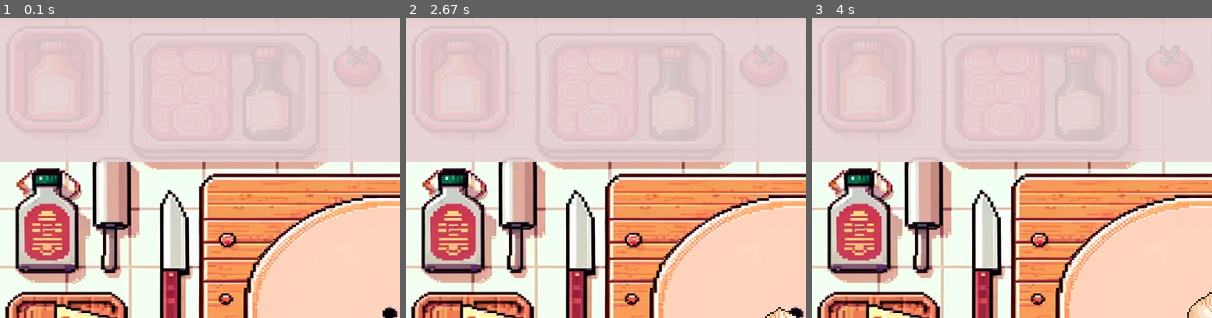
Above: before the commit, frames 1-3 (left to right).
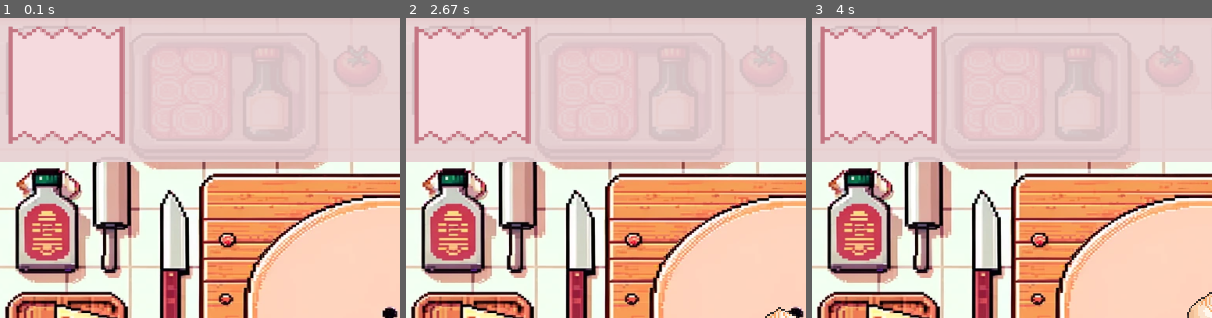
Above: after the commit, the same moments.

Repository: jocelyn-chang/digit-dynasty
Game: pygame game, started from CookingGame.py
The game is run twice, just before and just after one commit, with the same random seed, the same clock (stepped at 60 frames per second) and the same inputs.
Inputs:
- Up to frame 1 (0.1 s): no input
- Up to frame 2 (2.67 s): hold Right 0.33-0.8 s; hold Right 0.83-1.3 s; hold Left 1.33-1.87 s; hold Left 1.9-2.3 s; hold Right from 2.33 s (still down)
- Up to frame 3 (4 s): release Right at 2.97 s; hold Left 3-3.47 s; hold Right 3.5-3.97 s
The pictures show only the part of the screen within x 0-50%, y 1-51%; the shares and areas given below are measured in that part.

The runs differ from the first frame. In frame 1, 3.6% of the frame differs, in the area x 2-32%, y 2-42%; in frame 2, 3.6%; in frame 3, 3.6%.

Commit message:
order images appear on top left corner of screen

Diff:
--- a/CookingGame.py
+++ b/CookingGame.py
@@ -6,6 +6,9 @@
 SCREEN_WIDTH = 800
 SCREEN_HEIGHT = 600
 DUMPLING_SIZE = 100
+PHOTO_SIZE = (200, 250)  # Size of the new photo
+PHOTO_INTERVAL_MS = 5000  # 5 seconds in milliseconds (updated as per your last code)
+PHOTO_SPACING = 150  # Adjust this to control spacing between photos
 
 screen = pygame.display.set_mode((SCREEN_WIDTH, SCREEN_HEIGHT))
 pygame.display.set_caption('COOKING GAME')
@@ -16,9 +19,15 @@
 BACKGROUND = pygame.image.load("images/cooking_game.png")
 DUMPLING = pygame.image.load("images/dumpling.png")  # Replace with your image file path
 DUMPLING = pygame.transform.scale(DUMPLING, (DUMPLING_SIZE, DUMPLING_SIZE))
+NEW_PHOTO = pygame.image.load("images/order.png")  # Load the new photo here
+NEW_PHOTO = pygame.transform.scale(NEW_PHOTO, PHOTO_SIZE)  # Resize the new photo
+
+# Initialize the timer for photo appearances
+last_photo_time = pygame.time.get_ticks()
+# Start with one photo at the top left
+photo_positions = [(0, 0)]
 
 # Define a smaller central area rectangle (x, y, width, height)
-# For example, we'll make it 1/3 of the screen size for width and height and place it in the center
 CENTRAL_AREA_WIDTH = SCREEN_WIDTH // 3
 CENTRAL_AREA_HEIGHT = SCREEN_HEIGHT // 3
 CENTRAL_AREA = pygame.Rect(
@@ -28,29 +37,41 @@
     CENTRAL_AREA_HEIGHT
 )
 
-# List to keep track of dumpling positions within the central area
 dumpling_positions = []
 
 while not done:
+    current_time = pygame.time.get_ticks()
+
     for event in pygame.event.get():
         if event.type == pygame.QUIT:
             done = True
         elif event.type == pygame.KEYDOWN:
             if event.key == pygame.K_RIGHT:
-                # Add a new dumpling within the central area
                 new_x = random.randint(CENTRAL_AREA.left, CENTRAL_AREA.right - DUMPLING_SIZE)
                 new_y = random.randint(CENTRAL_AREA.top, CENTRAL_AREA.bottom - DUMPLING_SIZE)
                 dumpling_positions.append((new_x, new_y))
             elif event.key == pygame.K_LEFT and dumpling_positions:
-                # Remove the last dumpling added
                 dumpling_positions.pop()
+
+    if current_time - last_photo_time > PHOTO_INTERVAL_MS:
+        last_photo_x, last_photo_y = photo_positions[-1]
+        new_photo_x = last_photo_x + PHOTO_SPACING  # Adjusted for closer spacing
+        # Ensure new photo positions do not exceed the screen width
+        if new_photo_x + PHOTO_SIZE[0] > SCREEN_WIDTH:
+            # Adjust logic as needed if photos reach the end of the screen width
+            pass
+        else:
+            photo_positions.append((new_photo_x, 0))
+            last_photo_time = current_time
 
     screen.fill((255, 255, 255))  # Clear the screen
     screen.blit(BACKGROUND, (0, 0))  # Draw the background
 
-    # Draw all the dumplings in their positions
     for pos in dumpling_positions:
         screen.blit(DUMPLING, pos)
+
+    for pos in photo_positions:
+        screen.blit(NEW_PHOTO, pos)
 
     pygame.display.flip()  # Update the screen with what we've drawn
     clock.tick(60)  # Limit to 60 frames per second
Binary file added: images/order.png
